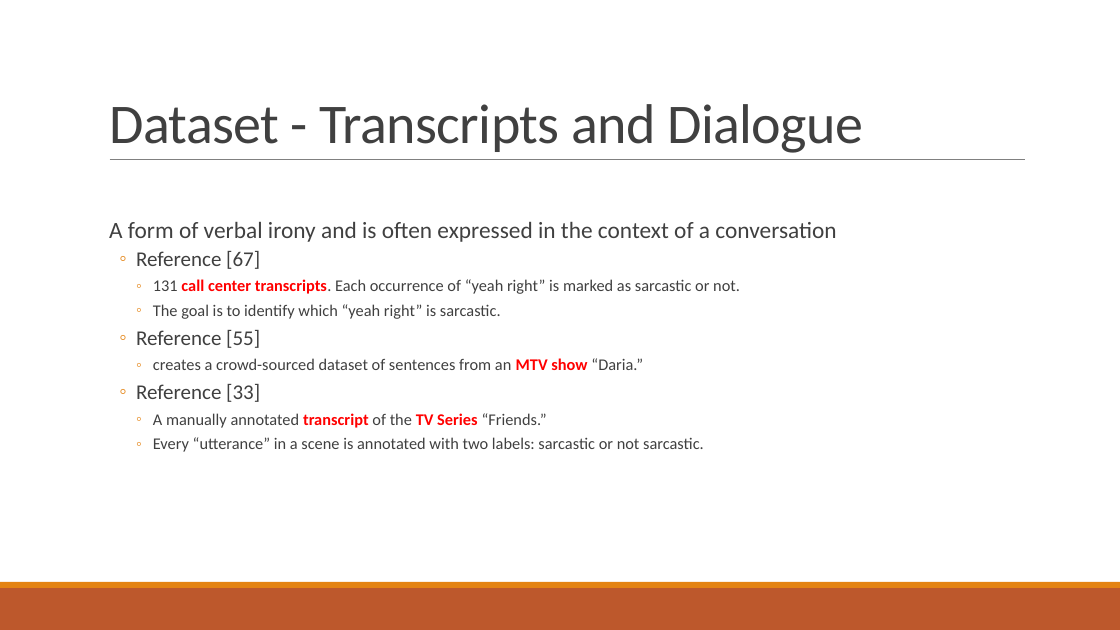
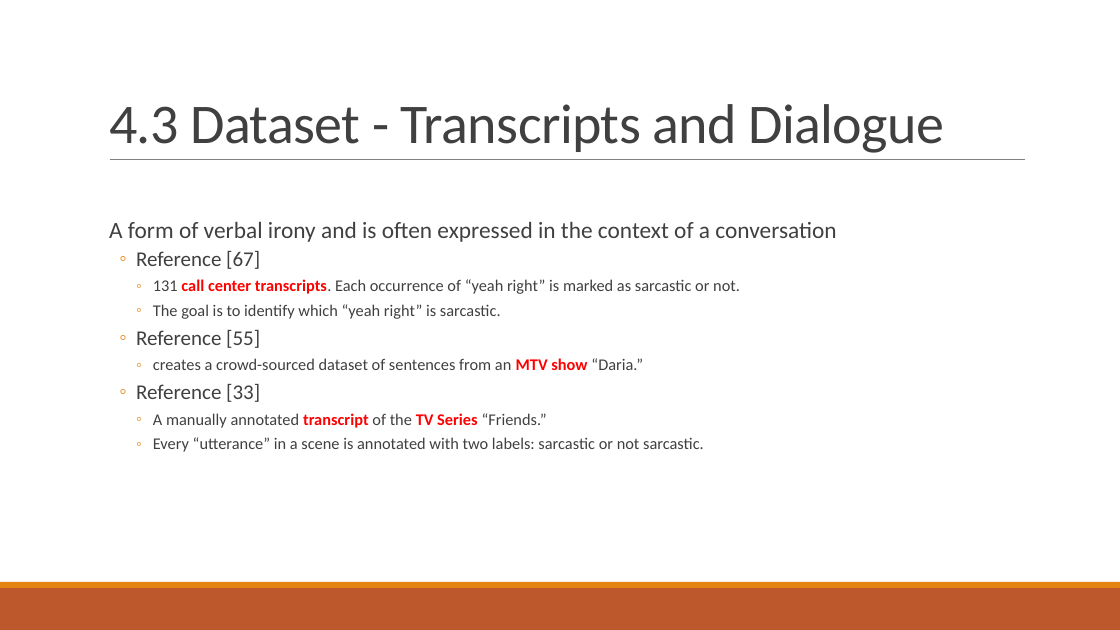
Before and after one commit to liangxh/grad, a slide deck: slide 17 of [文献调研] Automatic Sarcasm Detection A Survey.pptx. Drawn at 1120x630 pixels with LibreOffice and Linux fonts; fonts in the diff are those of the drawing. Boxes give left, top, right and bottom in pixels: in the first picture for what was removed or moved away, otherwise in the second. Text is boxed around its words. In the diff, an @@ line names an element or a change of style, - is before the commit and + after.

```diff
--- a/[文献调研] Automatic Sarcasm Detection A Survey.pptx
+++ b/[文献调研] Automatic Sarcasm Detection A Survey.pptx
@@ title at box(109, 104, 944, 153): text changed @@
-Dataset - Transcripts and Dialogue
+4.3 Dataset - Transcripts and Dialogue
```
Also in this commit, not shown: 22 other slides changed, 11 slides added, 1 slide removed.
